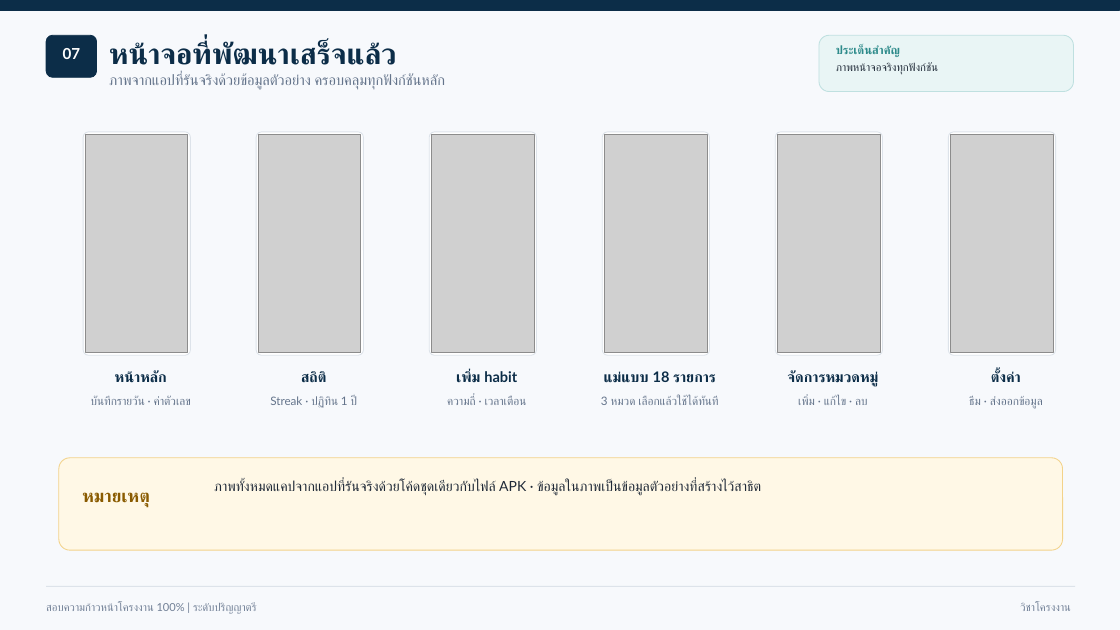
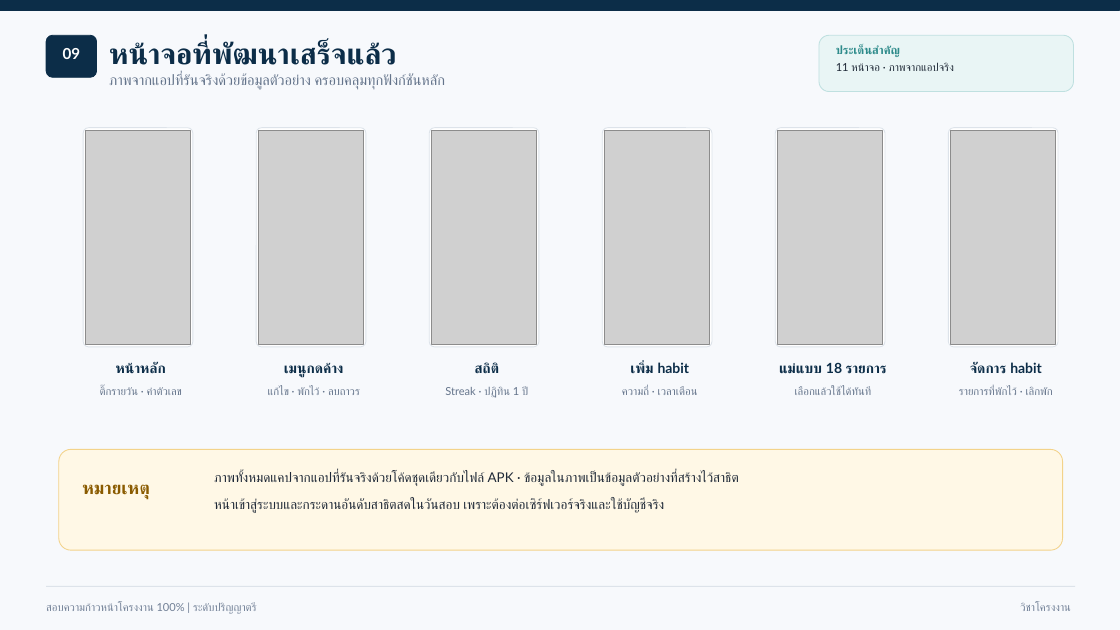
Before and after one commit to SuperMeteo/habit_tracker, a slide deck: slide 10 of docs/นำเสนอ100_HabitTracker.pptx (slide 8 before the commit). Drawn at 1120x630 pixels with LibreOffice and Linux fonts; fonts in the diff are those of the drawing; grey boxes stand for pictures. Boxes give left, top, right and bottom in pixels: in the first picture for what was removed or moved away, otherwise in the second. Text is boxed around its words. In the diff, an @@ line names an element or a change of style, - is before the commit and + after.

```diff
--- a/docs/นำเสนอ100_HabitTracker.pptx
+++ b/docs/นำเสนอ100_HabitTracker.pptx
@@ text at bbox=[63, 48, 81, 59]: text changed @@
-07
+09
@@ text at bbox=[836, 63, 954, 71]: text changed @@
-ภาพหน้าจอจริงทุกฟังก์ชัน
+11 หน้าจอ · ภาพจากแอปจริง
@@ rounded rectangle: place and size @@
-rounded rectangle at bbox=[83, 132, 191, 355]
+rounded rectangle at bbox=[83, 128, 193, 347]
@@ picture: place and size @@
-picture at bbox=[86, 134, 188, 353]
+picture at bbox=[86, 130, 191, 344]
@@ rounded rectangle: place and size @@
-rounded rectangle at bbox=[256, 132, 364, 355]
+rounded rectangle at bbox=[256, 128, 366, 347]
@@ picture: place and size @@
-picture at bbox=[259, 134, 361, 353]
+picture at bbox=[259, 130, 364, 344]
@@ rounded rectangle: place and size @@
-rounded rectangle at bbox=[429, 132, 537, 355]
+rounded rectangle at bbox=[429, 128, 539, 347]
@@ picture: place and size @@
-picture at bbox=[432, 134, 534, 353]
+picture at bbox=[432, 130, 537, 344]
@@ rounded rectangle: place and size @@
-rounded rectangle at bbox=[602, 132, 710, 355]
+rounded rectangle at bbox=[602, 128, 712, 347]
@@ picture: place and size @@
-picture at bbox=[605, 134, 707, 353]
+picture at bbox=[605, 130, 710, 344]
@@ rounded rectangle: place and size @@
-rounded rectangle at bbox=[776, 132, 883, 355]
+rounded rectangle at bbox=[776, 128, 886, 347]
@@ picture: place and size @@
-picture at bbox=[778, 134, 881, 353]
+picture at bbox=[778, 130, 883, 344]
@@ rounded rectangle: place and size @@
-rounded rectangle at bbox=[949, 132, 1056, 355]
+rounded rectangle at bbox=[949, 128, 1059, 347]
@@ picture: place and size @@
-picture at bbox=[951, 134, 1054, 353]
+picture at bbox=[951, 130, 1056, 344]
@@ text "หน้าหลัก": place and size @@
-text "หน้าหลัก" at bbox=[115, 370, 167, 383]
+text "หน้าหลัก" at bbox=[116, 362, 166, 374]
@@ size 12.5 to 12 pt in 4 elements at bbox=[116, 362, 166, 374], bbox=[630, 362, 690, 374], bbox=[779, 363, 887, 374], bbox=[475, 362, 499, 373] @@
@@ text at bbox=[100, 387, 182, 395]: text changed; size 10 to 9.5 pt @@
-บันทึกรายวัน · ค่าตัวเลข
+ติ๊กรายวัน · ค่าตัวเลข
@@ text added at bbox=[268, 387, 360, 395], 9.5 pt, text #64748B @@
+แก้ไข · พักไว้ · ลบถาวร
@@ text added at bbox=[284, 363, 344, 378], 12 pt, text #0C2D48, bold @@
+เมนูกดค้าง
@@ text "Streak · ปฏิทิน 1 ปี" at bbox=[445, 387, 527, 398]: size 10 to 9.5 pt @@
@@ 5 texts: place and size @@
-5 texts at bbox=[270, 370, 716, 408]
+5 texts at bbox=[445, 362, 887, 398]
@@ text "ความถี่ · เวลาเตือน" at bbox=[622, 387, 698, 395]: size 10 to 9.5 pt @@
@@ text removed at bbox=[787, 370, 878, 387] @@
-จัดการหมวดหมู่
@@ text at bbox=[795, 387, 872, 395]: text changed; size 10 to 9.5 pt @@
-3 หมวด เลือกแล้วใช้ได้ทันที
+เลือกแล้วใช้ได้ทันที
@@ text at bbox=[959, 387, 1053, 395]: text changed; size 10 to 9.5 pt @@
-ธีม · ส่งออกข้อมูล
+รายการที่พักไว้ · เลิกพัก
@@ text at bbox=[970, 362, 1042, 374]: text changed; size 12.5 to 12 pt @@
-ตั้งค่า
+จัดการ habit
@@ text removed at bbox=[798, 396, 867, 405] @@
-เพิ่ม · แก้ไข · ลบ
@@ rounded rectangle: place and size @@
-rounded rectangle at bbox=[59, 458, 1063, 550]
+rounded rectangle at bbox=[59, 450, 1063, 550]
@@ text "หมายเหตุ": place and size @@
-text "หมายเหตุ" at bbox=[82, 492, 149, 508]
+text "หมายเหตุ" at bbox=[82, 484, 149, 500]
@@ text at bbox=[214, 472, 739, 486]: size 12 to 11.5 pt in "ภาพทั้งหมดแคปจากแอปที่รันจริงด้วยโค้ดชุดเดียวกับไฟล์ APK · ข ..." @@
@@ text "ภาพทั้งหมดแคปจากแอปที่รันจริงด้วยโค้ดชุดเดียวกับไฟล์ APK · ข ...": place and size @@
-text "ภาพทั้งหมดแคปจากแอปที่รันจริงด้วยโค้ดชุดเดียวกับไฟล์ APK · ข ..." at bbox=[214, 480, 761, 496]
+text "ภาพทั้งหมดแคปจากแอปที่รันจริงด้วยโค้ดชุดเดียวกับไฟล์ APK · ข ..." at bbox=[214, 472, 739, 513]
@@ text at bbox=[214, 498, 664, 513]: paragraph added @@
+หน้าเข้าสู่ระบบและกระดานอันดับสาธิตสดในวันสอบ เพราะต้องต่อเซิร์ฟเวอร์จริงและใช้บัญชีจริง
```
Also in this commit, not shown: 13 other slides changed, 4 slides added, 2 slides removed, 9 other files.
